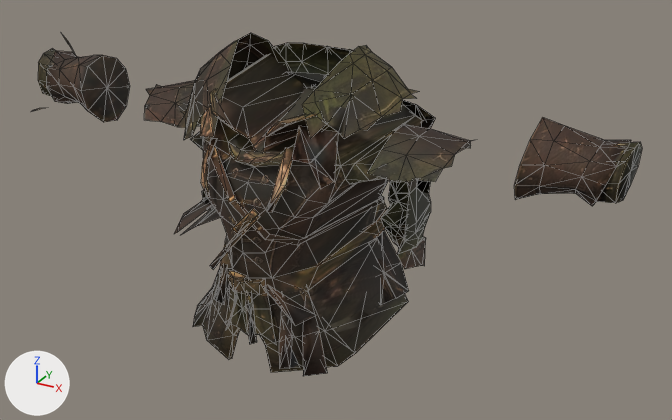
The glTF model godot-client/assets/actors/native/equipment/leather_ranger_torso_05.glb as it was, and as the next commit left it.
The view is the same before and after, from a 50 mm camera at (0.824, -1.272, 1.946) aimed at (0.077, 0.086, 1.267). Every picture has the same lights, and +X, +Y and +Z are marked at lower left. The first picture is the older version. Mesh edges are drawn as thin lines. Vertices at exactly the same position are counted once.

The older version as bpy lines, for what is in view:
```python
me_mossfringe_jerkin = bpy.data.meshes.new('Mossfringe Jerkin')
me_mossfringe_jerkin.from_pydata(...)  # 853 vertices, 1418 faces; spans x -0.588..0.589, y -0.146..0.307, z 1.022..1.573
me_mossfringe_jerkin.materials.append(mat_mossfringe_jerkin_base)  # picture img_image_0
ob_mossfringe_jerkin = bpy.data.objects.new('Mossfringe Jerkin', me_mossfringe_jerkin)
ob_mossfringe_jerkin.location = (0.0, 0.0, 0.0)
```
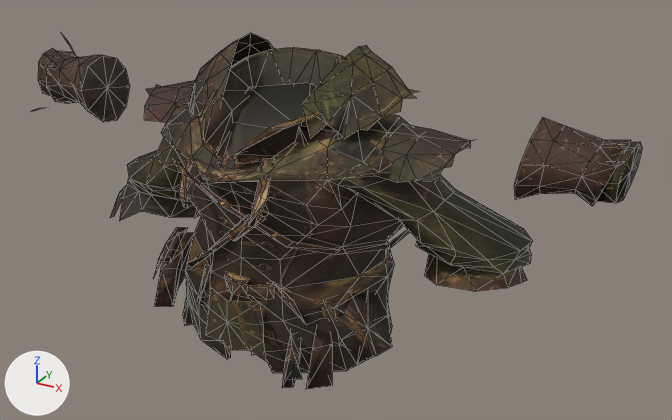
The change, as a list of edits to the scene's bpy script:
```text
Change me_mossfringe_jerkin:
    used by ob_mossfringe_jerkin; location = (0.0, 0.0, 0.0)
    remove me_mossfringe_jerkin.from_pydata(...)  # 853 vertices, 1418 faces; spans x -0.588..0.589, y -0.146..0.307, z 1.022..1.573
    add me_mossfringe_jerkin.from_pydata(...)  # 853 vertices, 1418 faces; spans x -0.588..0.589, y -0.187..0.235, z 1.022..1.573
    me_mossfringe_jerkin part 1: the loose piece of 9 vertices spanning x -0.087..-0.062, y -0.109..-0.058, z 1.332..1.424 is multiplied about its middle by the matrix ((0.989, 0.001, 0.097), (-0.002, 0.994, 0.004), (-0.097, -0.004, 0.989)), then moved by (-0.001, -0.054, 0.0)
    me_mossfringe_jerkin part 2: the loose piece of 17 vertices spanning x -0.022..0.047, y -0.131..-0.107, z 1.179..1.211 is scaled about its middle by (1.36, 1.01, 1), then moved by (0.013, -0.013, 0.003)
    me_mossfringe_jerkin part 3: the loose piece of 8 vertices spanning x -0.021..-0.002, y -0.14..-0.114, z 1.105..1.188 is multiplied about its middle by the matrix ((1.007, -0.07, 0.04), (0.069, 1.007, 0.027), (-0.041, -0.024, 1.009)), then moved by (0.003, -0.023, -0.007)
    me_mossfringe_jerkin part 4: the loose piece of 9 vertices spanning x 0.02..0.039, y -0.144..-0.114, z 1.094..1.189 is multiplied about its middle by the matrix ((1.008, 0.057, 0.0), (-0.057, 1.008, 0.033), (0.002, -0.033, 1.009)), then moved by (0.016, -0.015, -0.008)
    me_mossfringe_jerkin part 5: the loose piece of 7 vertices spanning x 0.056..0.085, y -0.11..-0.055, z 1.333..1.434 is multiplied about its middle by the matrix ((0.994, -0.034, -0.068), (0.034, 0.996, -0.002), (0.068, 0.0, 0.995)), then moved by (0.002, -0.062, 0.0)
    me_mossfringe_jerkin part 6: 553 of 853 vertices moved; they spanned x -0.243..0.249, y -0.146..0.307, z 1.022..1.54 and now span x -0.426..0.434, y -0.187..0.219, z 1.022..1.54; mean shift (0.0, -0.065, 0.0); largest move (-0.154, 0.202, 1.431) -> (-0.177, -0.061, 1.431)
    other edits to the shape of me_mossfringe_jerkin do not show in these pictures
```

Location of each change, (x1, y1, x2, y2) in pixels of the pictures (672 x 420 px; the box of a moved part takes in the faces that stretch with it):
'Mossfringe Jerkin', reshaped
    before: (31, 33, 642, 376)
    after: (31, 33, 642, 389)
part 1 of me_mossfringe_jerkin, moved or reshaped
    before: (201, 138, 217, 198)
    after: (179, 157, 194, 208)
part 2 of me_mossfringe_jerkin, moved or reshaped
    before: (228, 271, 266, 295)
    after: (225, 272, 274, 300)
part 3 of me_mossfringe_jerkin, moved or reshaped (not visible afterwards)
    before: (226, 292, 237, 330)
part 4 of me_mossfringe_jerkin, moved or reshaped (not visible afterwards)
    before: (245, 291, 257, 344)
part 5 of me_mossfringe_jerkin, moved or reshaped
    before: (267, 147, 294, 212)
    after: (249, 158, 274, 227)
part 6 of me_mossfringe_jerkin, moved or reshaped
    before: (174, 43, 435, 376)
    after: (110, 47, 532, 389)
